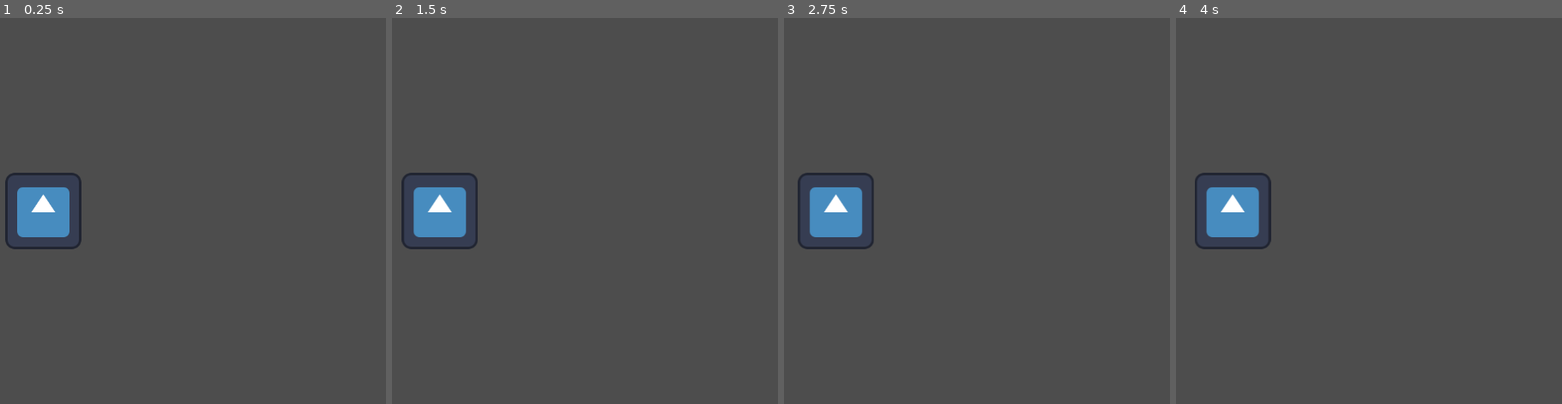
Above: before the commit, frames 1-4 (left to right).
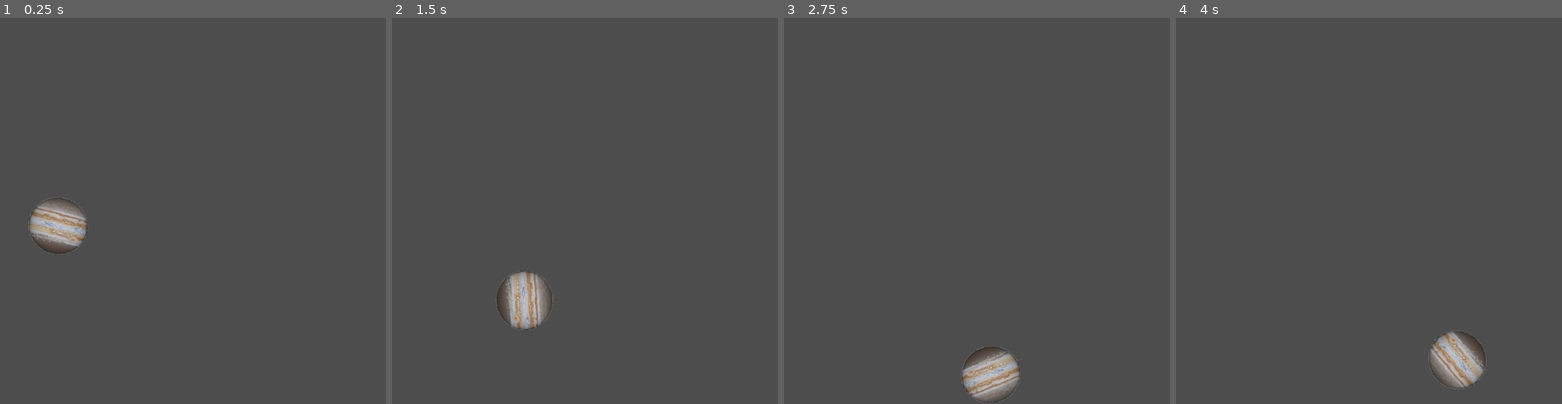
Above: after the commit, the same moments.

Repository: catmonsterpumpkin/test-project
Game: Godot game, scene res://node_2d.tscn
The game is run twice, just before and just after one commit, with the same random seed, the same clock (stepped at 60 frames per second) and the same inputs. The engine's default icon, where the game draws it, is replaced by a stand-in: a white triangle on a blue panel in a dark square.
Inputs:
- Up to frame 1 (0.25 s): no input
- Up to frame 2 (1.5 s): hold Right 0.53-1.28 s
- Up to frame 3 (2.75 s): hold Right from 2.03 s (still down)
- Up to frame 4 (4 s): release Right at 3.53 s

The runs differ from the first frame. In frame 1, 2.8% of the frame differs, in the area x 1-23%, y 40-62%; in frame 2, 3.7%; in frame 3, 3.7%; in frame 4, 3.7%, in the area x 4-81%, y 40-97%.

Commit message:
Make Jupiter bounce around.

Diff:
--- a/node_2d.gd
+++ b/node_2d.gd
@@ -1,5 +1,8 @@
 extends Node2D
 
+const ROTATION_SPEED = 1
+
+var direction: Vector2 = Vector2(100, 100)
 
 # Called when the node enters the scene tree for the first time.
 func _ready() -> void:
@@ -8,5 +11,12 @@
 
 # Called every frame. 'delta' is the elapsed time since the previous frame.
 func _process(delta: float) -> void:
-	if Input.is_key_pressed(KEY_RIGHT):
-		position.x += 10 * delta
+	rotation += delta * ROTATION_SPEED
+	position += delta * direction
+	if position.x > get_viewport_rect().size.x or position.x < 0:
+		direction.x = -direction.x
+	if position.y > get_viewport_rect().size.y or position.y < 0:
+		direction.y = -direction.y
+
+	#if Input.is_key_pressed(KEY_RIGHT):
+	#	position.x += 10 * delta
--- a/node_2d.tscn
+++ b/node_2d.tscn
@@ -1,10 +1,10 @@
 [gd_scene load_steps=3 format=3 uid="uid://c0mp2i4pvlgdr"]
 
 [ext_resource type="Script" path="res://node_2d.gd" id="1_jjj7r"]
-[ext_resource type="Texture2D" uid="uid://bw35c8r6mhsko" path="res://icon.svg" id="2_i43d3"]
+[ext_resource type="Texture2D" uid="uid://ghx2alg6rl7m" path="res://Circle-removebg-preview.png" id="2_l4qrn"]
 
 [node name="Node2D" type="Node2D"]
 script = ExtResource("1_jjj7r")
 
 [node name="Sprite2D" type="Sprite2D" parent="."]
-texture = ExtResource("2_i43d3")
+texture = ExtResource("2_l4qrn")
Binary file added: Circle-removebg-preview.png
Not shown, added: Circle-removebg-preview.png.import
